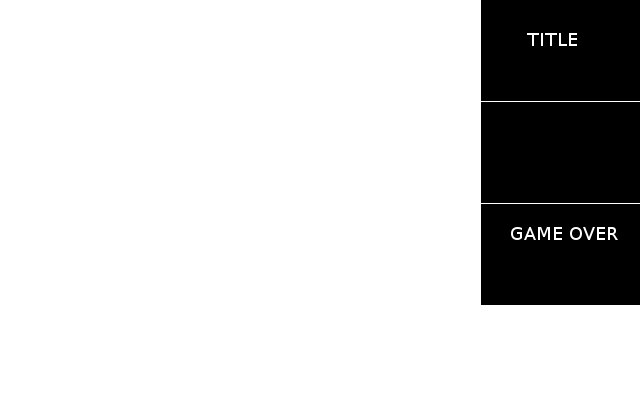
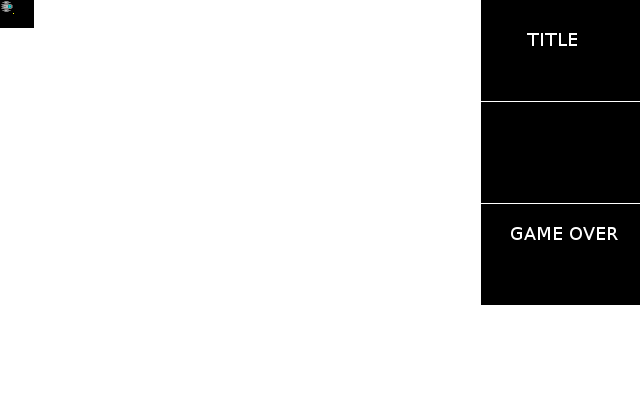
Two versions of the same layered image (640px x 400px). Layer-by-layer changes:
moved "Hintergrund" above "Grid", painted on it over [1,0,34,28]
painted on "Grid" over [0,0,34,28]
